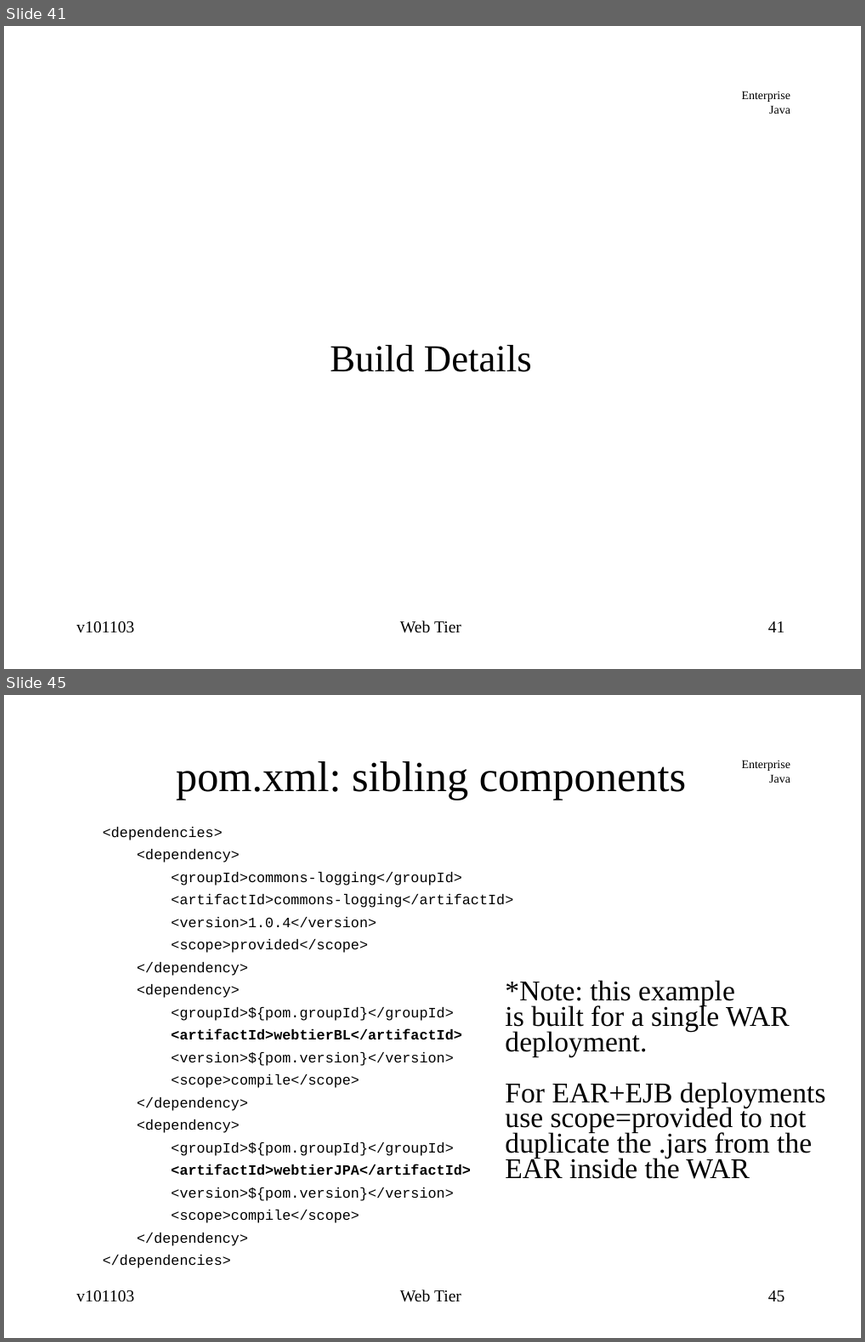
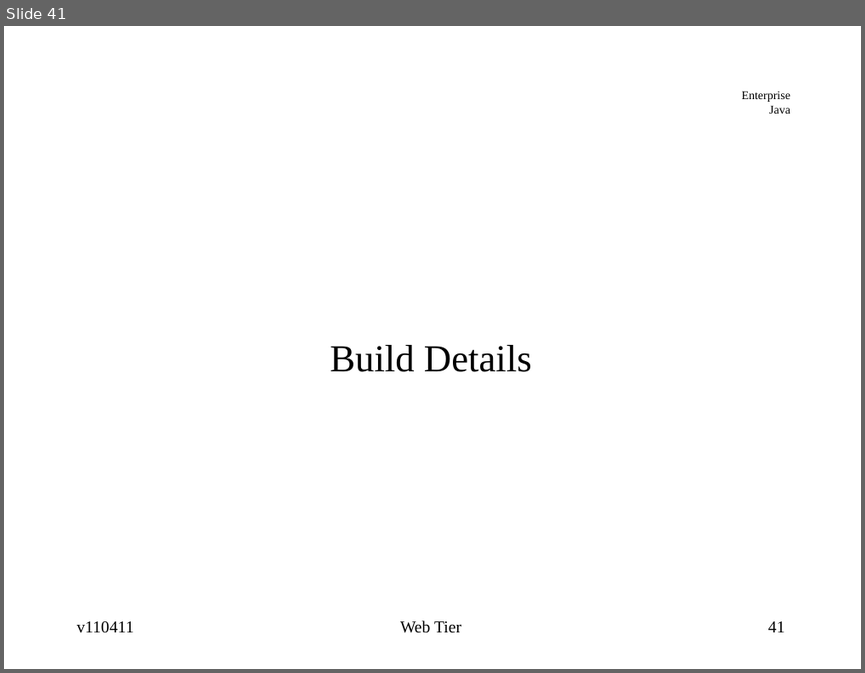
Before and after one commit to jcstaff/ejava-javaee, a slide deck: webtier/src/site/resources/lectures/webTier.ppt. Shown one above the other, each under a label of ours: slides 41 and 45 before the commit, slide 41 after it; the slides between them are not shown. The pictures are 865x1342 and 865x673 pixels, drawn with LibreOffice and Linux fonts; fonts in the diff are those of the drawing. Boxes give left, top, right and bottom in pixels: in the first picture for what was removed or moved away, otherwise in the second. Text is boxed around its words. In the diff, an @@ line names an element or a change of style, - is before the commit and + after.

```diff
--- a/webtier/src/site/resources/lectures/webTier.ppt
+++ b/webtier/src/site/resources/lectures/webTier.ppt
@@ slide 45 removed at bbox=[4, 695, 861, 1338], background #FFFFFF; not listed: 1 template element that a slide beside it also shows @@
@@ title removed at bbox=[176, 761, 686, 800] @@
-pom.xml: sibling components
@@ text removed at bbox=[103, 827, 513, 1268] @@
-<dependencies>
-<dependency>
-<groupId>commons-logging</groupId>
-<artifactId>commons-logging</artifactId>
-<version>1.0.4</version>
-<scope>provided</scope>
-</dependency>
-<dependency>
-<groupId>${pom.groupId}</groupId>
-<artifactId>webtierBL</artifactId>
-<version>${pom.version}</version>
-<scope>compile</scope>
-</dependency>
-<dependency>
-<groupId>${pom.groupId}</groupId>
-<artifactId>webtierJPA</artifactId>
-<version>${pom.version}</version>
-<scope>compile</scope>
-</dependency>
-</dependencies>
@@ text removed at bbox=[505, 980, 826, 1179] @@
-*Note: this example
-is built for a single WAR
-deployment.
-For EAR+EJB deployments
-use scope=provided to not
-duplicate the .jars from the
-EAR inside the WAR
@@ text removed at bbox=[76, 1290, 134, 1302] @@
-v101103
@@ text removed at bbox=[400, 1289, 461, 1302] @@
-Web Tier
@@ page number removed at bbox=[768, 1290, 785, 1302] @@
-45
@@ slide 41 changed as well @@
@@ text at bbox=[77, 621, 134, 633]: text changed @@
-v101103
+v110411
```
Also in this commit, not shown: 47 other slides changed, 4 other slides removed, 36 other files.
